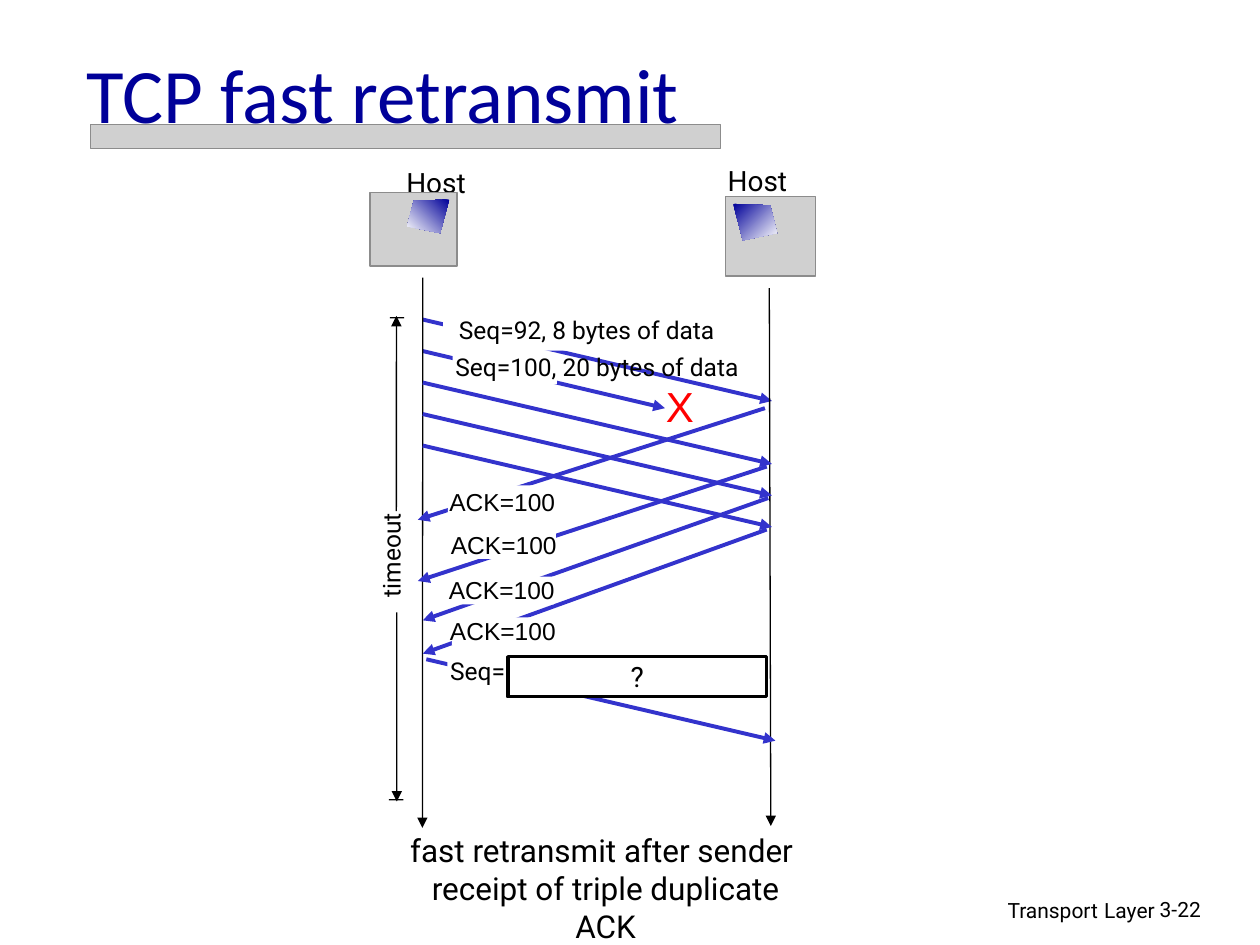
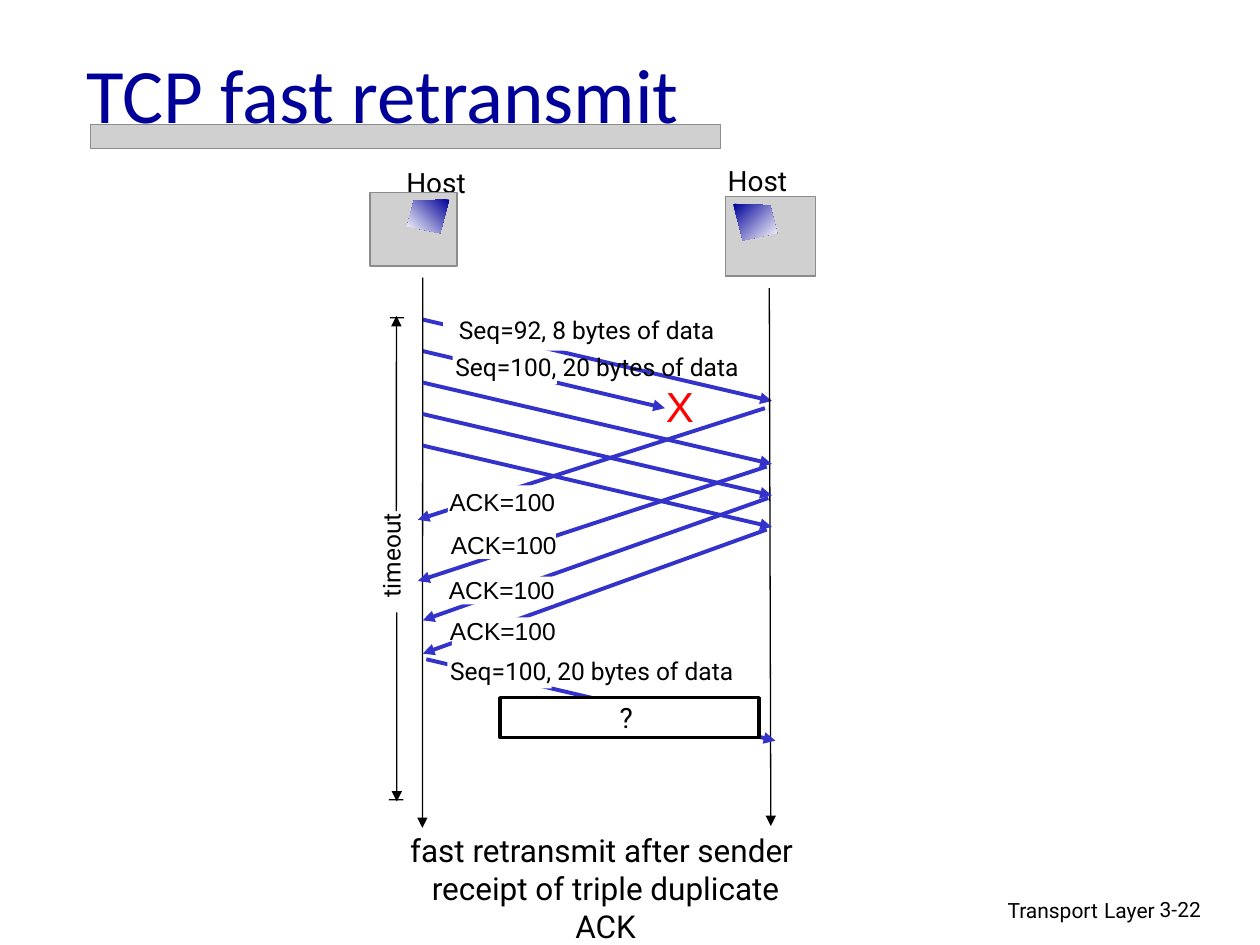
Before and after one commit to Ecleptic/SHSU, a slide deck: slide 22 of SHSU_Fall_2016/2327_Networks/Section_3/Ch3(Sec3.5-3.7).pptx. Drawn at 1260x945 pixels with LibreOffice and Linux fonts; fonts in the diff are those of the drawing; grey boxes stand for pictures. Boxes give left, top, right and bottom in pixels: in the first picture for what was removed or moved away, otherwise in the second. Text is boxed around its words. In the diff, an @@ line names an element or a change of style, - is before the commit and + after.

```diff
--- a/SHSU_Fall_2016/2327_Networks/Section_3/Ch3(Sec3.5-3.7).pptx
+++ b/SHSU_Fall_2016/2327_Networks/Section_3/Ch3(Sec3.5-3.7).pptx
@@ rectangle "?" moved from (x1=508, y1=656, x2=766, y2=697) to (x1=500, y1=698, x2=759, y2=738) @@
```
Also in this commit, not shown: 2 other slides changed, 8 other files.
